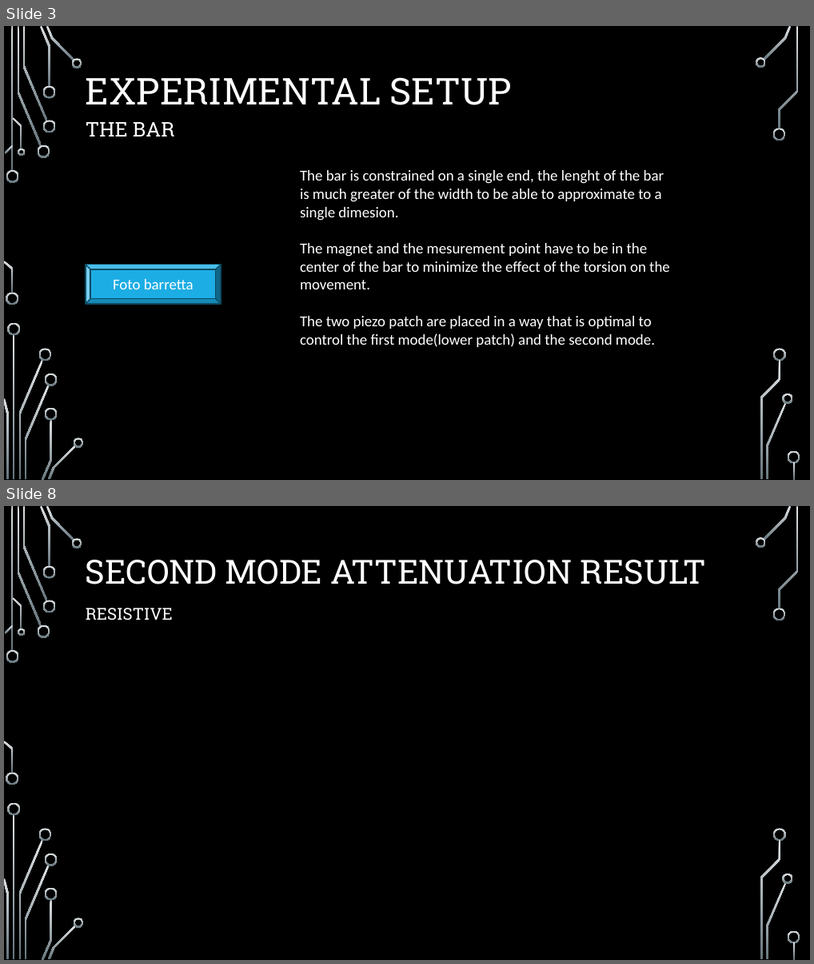
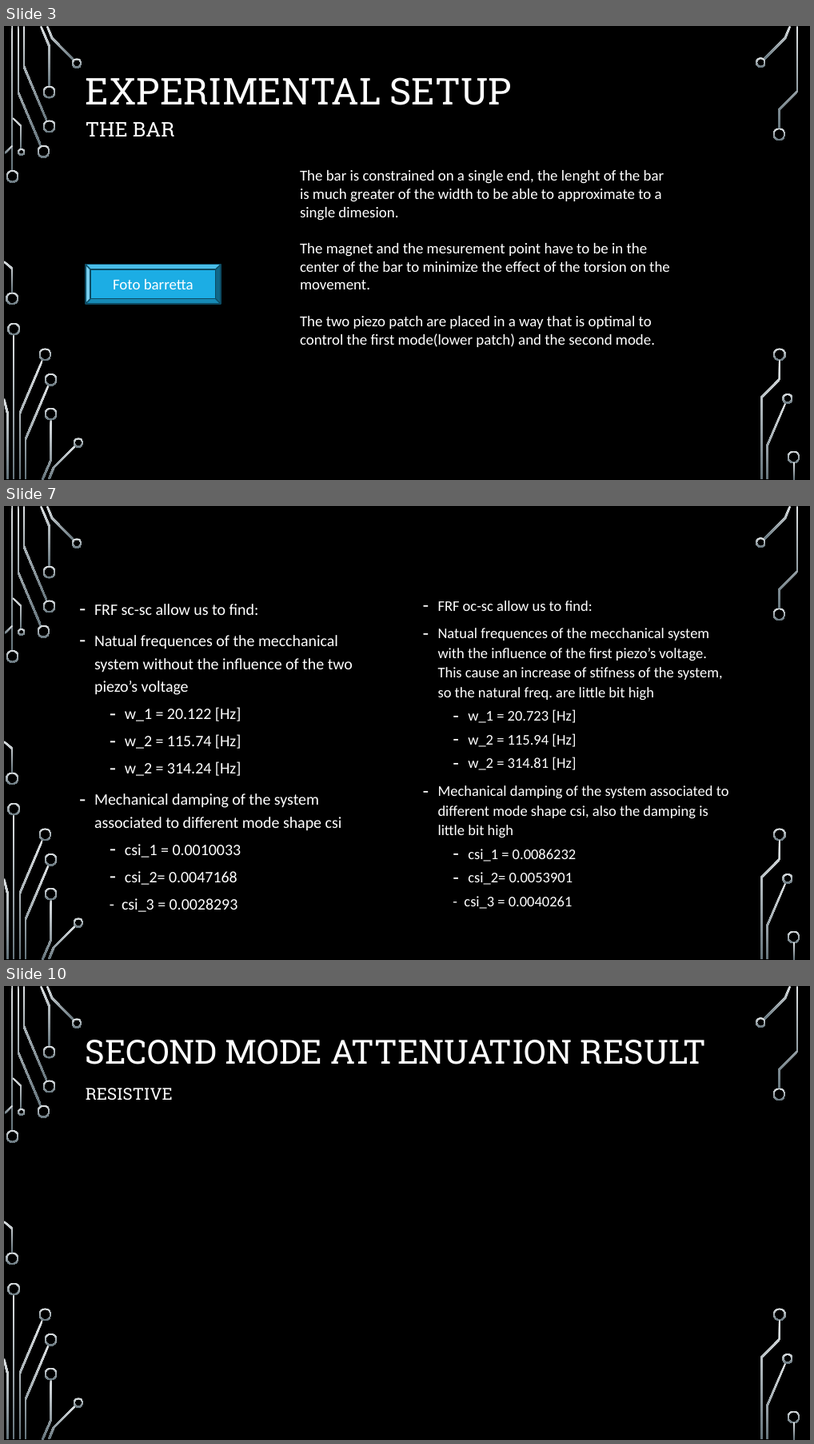
Before and after one commit to elchape99/SSCSA, a slide deck: presentazione_progetto.pptx. Shown one above the other, each under a label of ours: slides 3 and 8 before the commit, slides 3, 7 and 10 after it; the slides between them are not shown. The pictures are 814x964 and 814x1444 pixels, drawn with LibreOffice and Linux fonts; fonts in the diff are those of the drawing; background and template pictures are left out. Boxes give left, top, right and bottom in pixels: in the first picture for what was removed or moved away, otherwise in the second. Text is boxed around its words. In the diff, an @@ line names an element or a change of style, - is before the commit and + after.

```diff
--- a/presentazione_progetto.pptx
+++ b/presentazione_progetto.pptx
@@ slide 7 added at box(4, 506, 810, 960), background picture (left out); not listed: 36 template elements that a slide beside it also shows @@
@@ text added at box(438, 600, 730, 908), 17.6 pt, text #FFFFFF @@
+– FRF oc-sc allow us to find:
+– Natual frequences of the mecchanical system with the influence of the first piezo’s voltage. This cause an increase of stifness of the system, so the natural freq. are little bit high
+  – w_1 = 20.723 [Hz]
+  – w_2 = 115.94 [Hz]
+  – w_2 = 314.81 [Hz]
+– Mechanical damping of the system associated to different mode shape csi, also the damping is little bit high
+  – csi_1 = 0.0086232
+  – csi_2= 0.0053901
+  - csi_3 = 0.0040261
@@ text added at box(94, 604, 353, 912), 19 pt, text #FFFFFF @@
+– FRF sc-sc allow us to find:
+– Natual frequences of the mecchanical system without the influence of the two piezo’s voltage
+  – w_1 = 20.122 [Hz]
+  – w_2 = 115.74 [Hz]
+  – w_2 = 314.24 [Hz]
+– Mechanical damping of the system associated to different mode shape csi
+  – csi_1 = 0.0010033
+  – csi_2= 0.0047168
+  - csi_3 = 0.0028293
@@ what was slide 8 is now slide 10 @@
```
Also in this commit, not shown: 5 other slides added, 4 slides removed, 6 other files.
